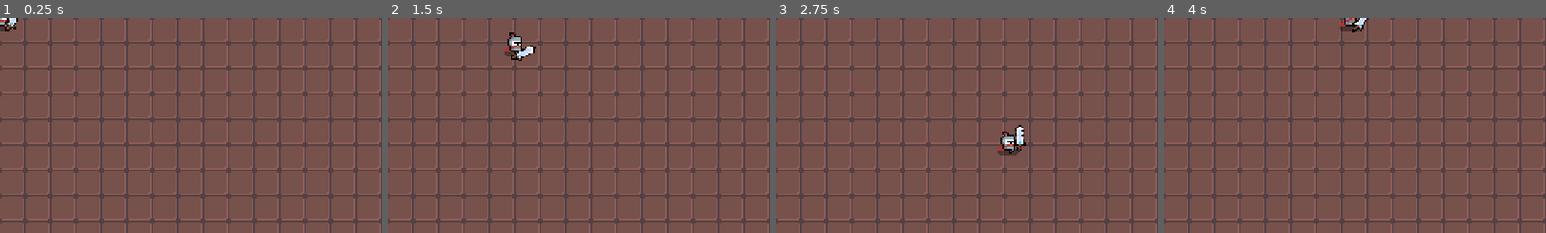
Above: before the commit, frames 1-4 (left to right).
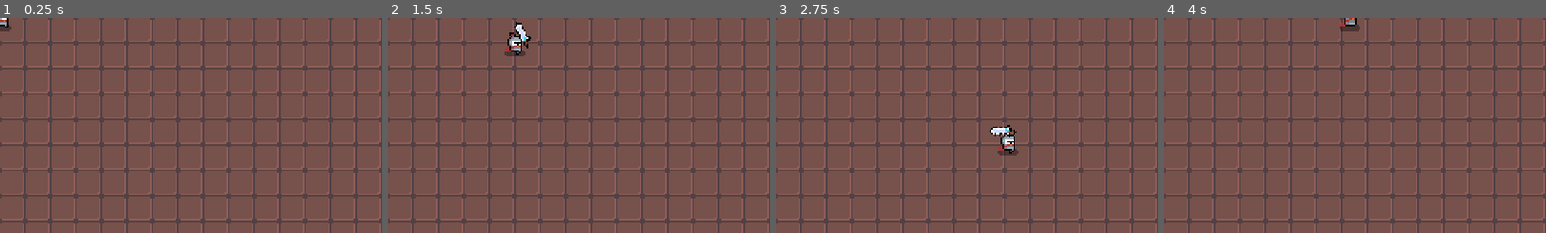
Above: after the commit, the same moments.

Repository: thecjharries/godot-roguelike-tutorial
Game: Godot game, scene res://game.tscn
The game is run twice, just before and just after one commit, with the same random seed, the same clock (stepped at 60 frames per second) and the same inputs.
Inputs (mouse positions are % of the whole screen's width and height, from its top left):
- Up to frame 1 (0.25 s): no input
- Up to frame 2 (1.5 s): move the mouse to (72, 45) at 0.52 s; hold Right (ui_right) 0.53-1.28 s; move the mouse to (30, 55) at 1.27 s; hold Down (ui_down) from 1.28 s (still down)
- Up to frame 3 (2.75 s): move the mouse to (60, 28) at 2.02 s; release Down (ui_down) at 2.03 s; hold Right (ui_right) from 2.03 s (still down)
- Up to frame 4 (4 s): move the mouse to (45, 70) at 2.77 s; release Right (ui_right) at 2.78 s; hold Up (ui_up) 2.78-3.53 s; move the mouse to (80, 65) at 3.52 s; hold Left (ui_left) from 3.53 s (still down)
The pictures show only the part of the screen within x 0-50%, y 0-50%; the shares and areas given below are measured in that part.

The runs differ from the first frame. In frame 1, 0.1% of the frame differs, in the area x 1-5%, y 0-7%; in frame 2, 0.4%; in frame 3, 0.4%, in the area x 56-66%, y 49-63%; in frame 4, 0.2%.

Commit message:
Move sword under node

Diff:
--- a/Character/Player/player.tscn
+++ b/Character/Player/player.tscn
@@ -205,11 +205,14 @@
 shape = SubResource("CircleShape2D_ce5oq")
 
 [node name="Sword" type="Node2D" parent="." index="3"]
+
+[node name="Node2D" type="Node2D" parent="Sword" index="0"]
 rotation = -1.5708
 
-[node name="Sprite2D" type="Sprite2D" parent="Sword" index="0"]
+[node name="Sprite2D" type="Sprite2D" parent="Sword/Node2D" index="0"]
 position = Vector2(7, 3)
 rotation = -0.785398
+scale = Vector2(1, 1)
 texture = ExtResource("6_80m7d")
 offset = Vector2(5, -4)
 
